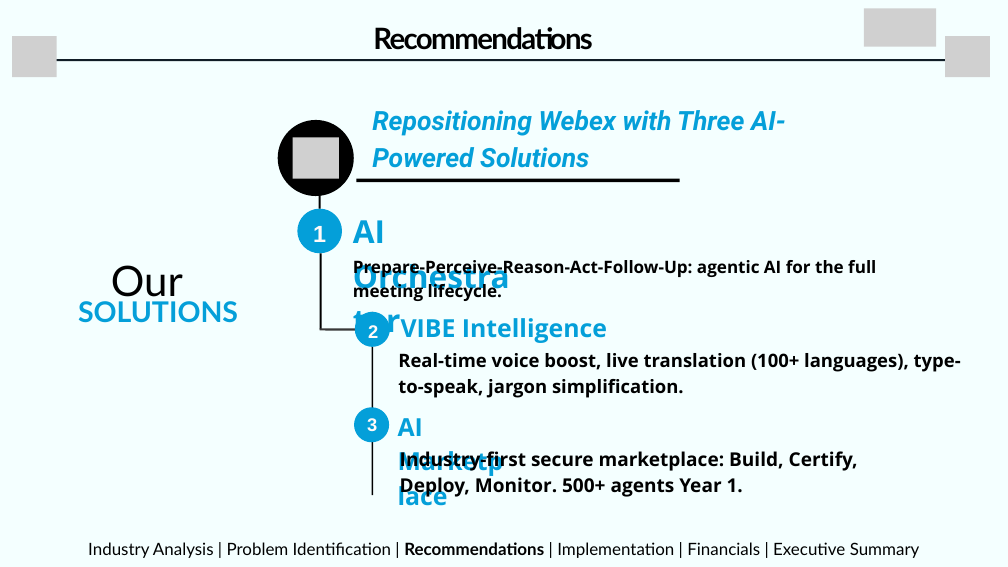
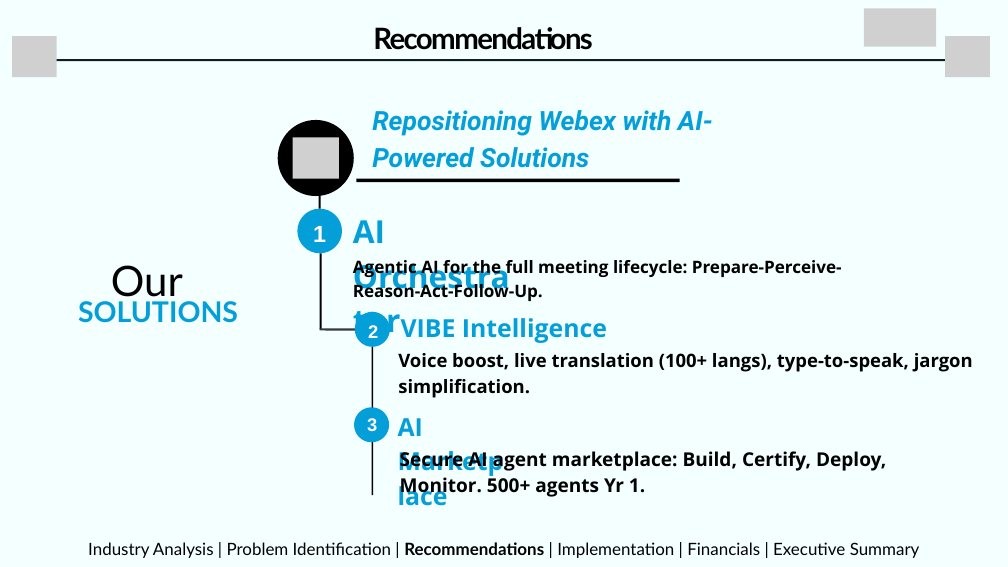
Before and after one commit to thenaivedetective/sp500-stock-performance, a slide deck: slide 6 of attached_assets/Cisco_Webex_Case_Comp_By_Agentix_Consulting_1772856010304.pptx. Drawn at 1008x567 pixels with LibreOffice and Linux fonts; fonts in the diff are those of the drawing; grey boxes stand for pictures. Boxes give left, top, right and bottom in pixels: in the first picture for what was removed or moved away, otherwise in the second. Text is boxed around its words. In the diff, an @@ line names an element or a change of style, - is before the commit and + after.

```diff
--- a/attached_assets/Cisco_Webex_Case_Comp_By_Agentix_Consulting_1772856010304.pptx
+++ b/attached_assets/Cisco_Webex_Case_Comp_By_Agentix_Consulting_1772856010304.pptx
@@ text at (372,110,713,168): text changed @@
-Repositioning Webex with Three AI-Powered Solutions
+Repositioning Webex with AI-Powered Solutions
@@ text at (353,257,842,301): text changed @@
-Prepare-Perceive-Reason-Act-Follow-Up: agentic AI for the full meeting lifecycle.
+Agentic AI for the full meeting lifecycle: Prepare-Perceive-Reason-Act-Follow-Up.
@@ text at (398,353,973,372): text changed @@
-Real-time voice boost, live translation (100+ languages), type-to-speak, jargon simplification.
+Voice boost, live translation (100+ langs), type-to-speak, jargon simplification.
@@ text at (400,448,886,499): text changed @@
-Industry-first secure marketplace: Build, Certify, Deploy, Monitor. 500+ agents Year 1.
+Secure AI agent marketplace: Build, Certify, Deploy, Monitor. 500+ agents Yr 1.
```
Also in this commit, not shown: 12 other slides changed.
